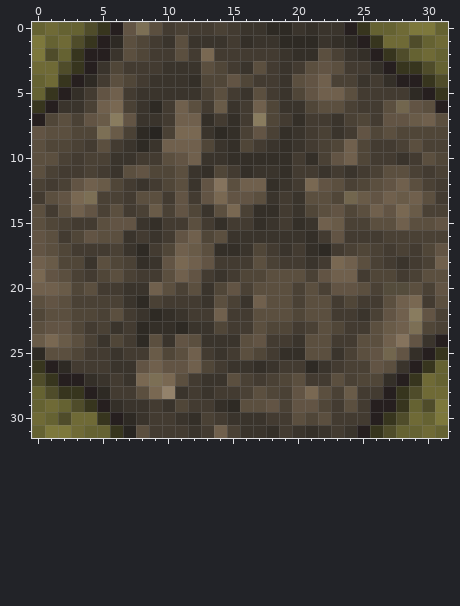
Pixel-art sprite, stored at assets/minecraft/optifine/ctm/farmland/1/4.png. Above, as it was before the edit.
The file is 32x32 pixels. Colours within 5 levels of each other are drawn and written as one.
The result:
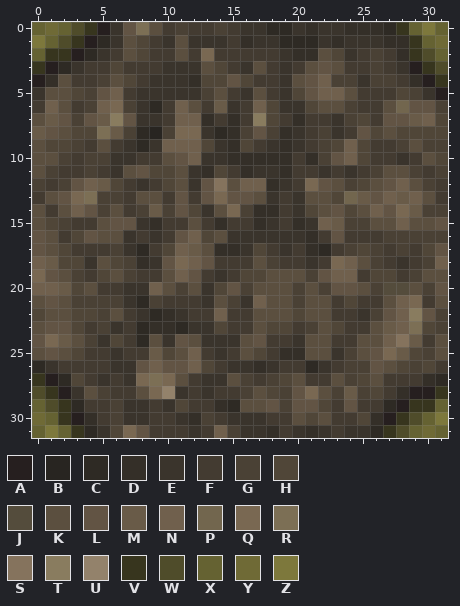
Palette (. is transparent): A #261f1f  B #282521  C #2e2a24  D #342f28  E #3a342c  F #433b31  G #4a4135  H #504638  J #544c3c  K #5b4f3f  L #625444  M #695b48  N #70604d  P #72664e  Q #796852  R #7c6f55  S #85735d  T #897c5f  U #93826b  V #37351e  W #4f4c2a  X #656232  Y #6f6a36  Z #7d783c
Diff:
@@ x 0..31 @@
- 0 XYXXWVALRKFGFFGFEECCEDEEAVXXYZZX
- 1 ZXYWVACKHFEKEEEFDEECCCEDCAVYYWXY
- 2 ZWXVAAEKHFFKFQFFFFFEDDKGEDAVWXYX
- 3 YYWVAEHFFFEEEKHFEKFEFKLKFFDAVVWX
- 4 XYVACFKHFEEEDHHLHFFEKLNGGEFDAAVW
- 5 XVADFLNFEEEEEGKFEKFEHLNNKFFFFCAV
- 6 VAEEGNQGECFNKFMEFNHEEHKKGFFKPLKA
- 7 AHKGLMTLEEFNNDFDFTHFDFFEGHFLLMNK
- 8 LKKHHRMGCBGQQECDGLGDEFGEFLHKHHHH
+ 0 XYXWVAELRKFGFFGFEECCEDEEDDDCVXZX
+ 1 ZXWVACEKHFEKEEEFDEECCCEDEEEDDVXY
+ 2 XVVACEFKHFFKFQFFFFFEDDKHEFGFDVWX
+ 3 VACEFFHFFFEEEKHFEKFEFKLKFFGFEAVW
+ 4 ADKFFGKHFEEEDHHLHFFEKLNGGEGGFDAV
+ 5 EKKHGLNFEEEEEGKFEKFEHLNNKFFFHGEA
+ 6 FNKFGNQGECFNKFMEFNHEEHKKGFFKPLLG
+ 7 KMLGLMTLEEFNNDFDFTHFDFFEGHFLLMNH
+ 8 MLKHHRMGCBGQQECDGLGDEFGEFLHKHHHH
  9 KHHGFKFECENNNHEDHFEDEFGHNHFFGKGG
@@ x 0..31 @@
 23 KLLHFGEFCDDCEEHFFKHHFGKHFFKMNRHG
-24 MQMKGEHFCKELKEEEKLFFEKKFFKKNSLEA
-25 CKKHFFEFFMHKNFEFKHFDDKKEGKLPLDAV
-26 VACFFFEELNLLNHFEEDEFFCEFGGLKEAVX
-27 WVAADEFEQRQKFEEKGFGHKFFKGHHDAVYX
-28 XWVVACFFKQUEFEFFGKHGLQKGMFFAVWYY
-29 XYXWVADEEFEHFFDCKKLGLLHFKFAAVXWZ
-30 YXWYYVACEFFEDGFEEEFFKHKFFFAVWYXZ
-31 XZZYXXVBKFFFEFNGEEDFEDEFEAVWXXYX
+24 LQMKGEHFCKELKEEEKLFFEKKFFKKNSMFK
+25 KLKHFFEFFMHKNFEFKHFDDKKEGKLQMHGK
+26 CEFFFFEELNLLNHFEEDEFFCEFGGLKHGHF
+27 VACHFEFEQRQKFEEKGFGHKFFKGHKFFFDC
+28 WVAEKGFFKQUEFEFFGKHGLQKGMGHFDAAV
+29 XWVCFFGEEFEHFFDCKKLGLLHFLFFCAVVX
+30 YXVADFGEEFFEDGFEEEFFKHKFFHDAVWXZ
+31 XZXVCEHQLFFFEFNGEEDFEDEFEECVWXYX
Where, in picture pixels (left, top, right, bottom), the same in both pictures:
changed: (32, 22, 123, 139)
changed: (331, 22, 448, 126)
changed: (32, 334, 149, 438)
changed: (344, 334, 448, 438)
